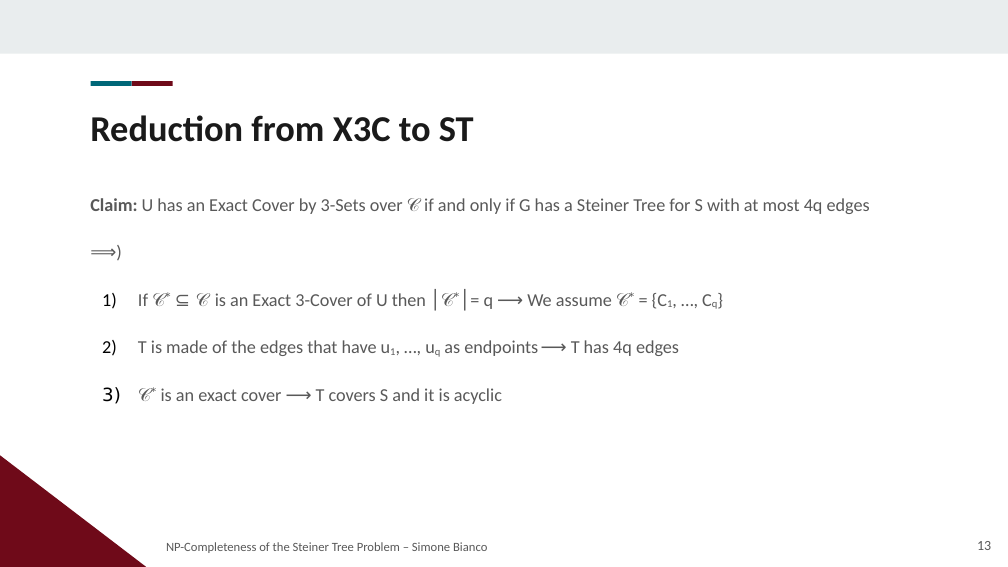
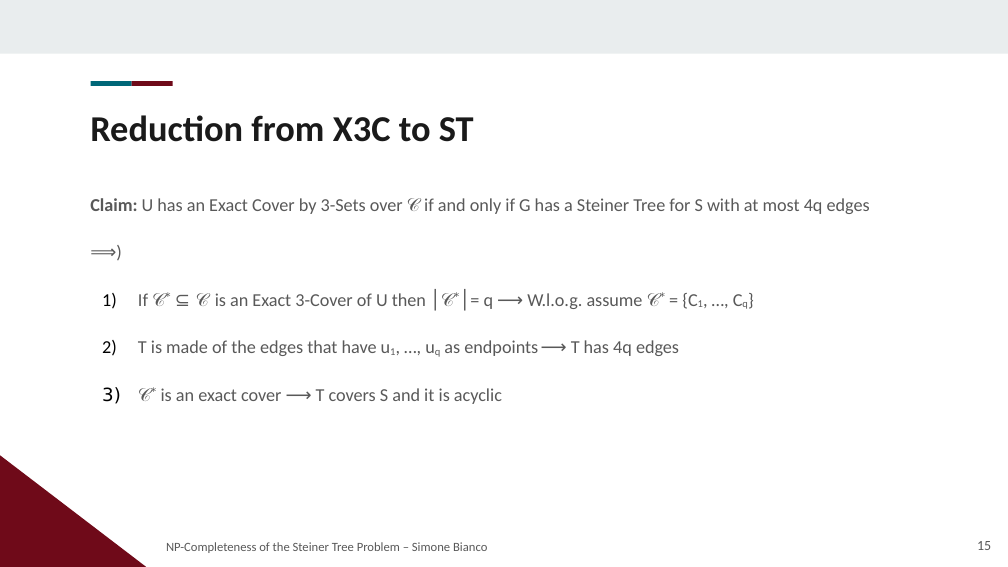
Before and after one commit to Exyss/university-notes, a slide deck: slide 15 of Presentations/Steiner Tree/slides.odp (slide 13 before the commit). Drawn at 1008x567 pixels with LibreOffice and Linux fonts; fonts in the diff are those of the drawing; background and template pictures are left out. Boxes give left, top, right and bottom in pixels: in the first picture for what was removed or moved away, otherwise in the second. Text is boxed around its words. In the diff, an @@ line names an element or a change of style, - is before the commit and + after.

```diff
--- a/Presentations/Steiner Tree/slides.odp
+++ b/Presentations/Steiner Tree/slides.odp
@@ text at [138, 291, 660, 310]: text changed @@
-1) If 𝒞* ⊆ 𝒞 is an Exact 3-Cover of U then │𝒞*│= q ⟶ We assume 𝒞* = {C1, …, Cq}
+1) If 𝒞* ⊆ 𝒞 is an Exact 3-Cover of U then │𝒞*│= q ⟶ W.l.o.g. assume 𝒞* = {C1, …, Cq}
@@ page number at [977, 541, 991, 550]: text changed @@
-13
+15
```
Also in this commit, not shown: 7 other slides changed, 2 slides added, 26 other files.
